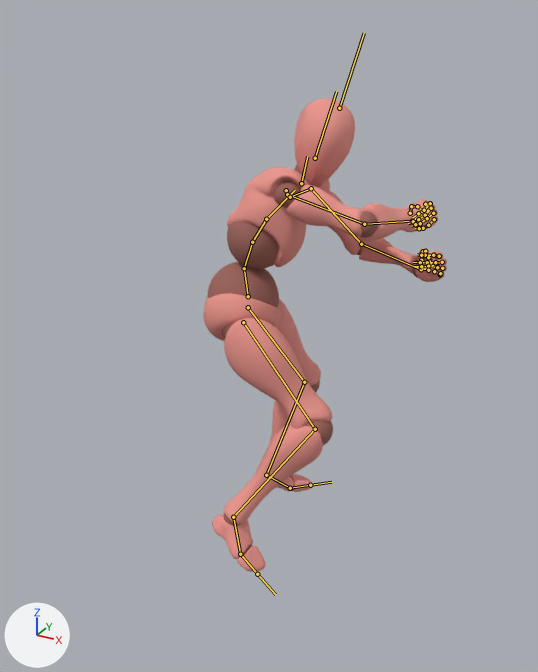
Before and after pictures for a commit that changed the FBX model Seventh Samurai/Assets/Shreyas/EnemiesScene/PlaceHolderAnims/Player/Hit3.fbx.
One viewpoint serves both versions: a camera (50 mm lens) standing at (0.989, -2.553, 1.886) and looking at (-0.069, -0.63, 0.924). The lights are fixed; the arrows at lower left show +X, +Y and +Z. Both versions are drawn at frame 18 of the action 'mixamo.com'; the numbers are the values there. The bones that bend it are drawn over the model as lines.

Objects in the first picture: 'Beta_Joints', 'Beta_Surface'.
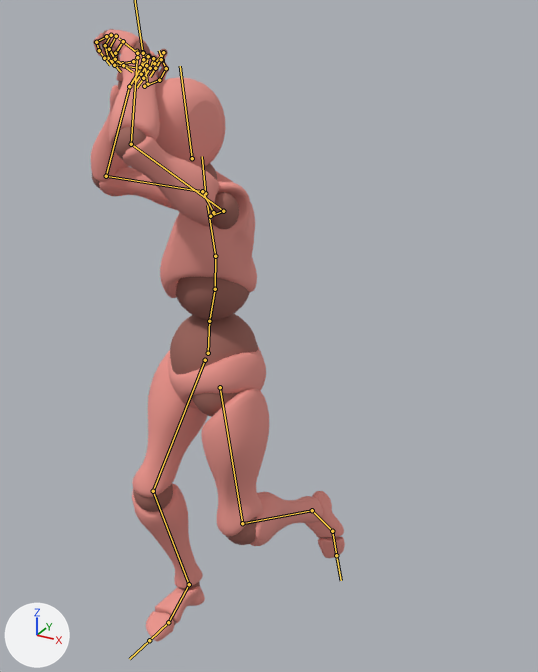
What the commit changed:
Bone 'mixamorig:Hips' (bone_mixamorig_hips) moves from (-27.3, -8.7, 39.8) to (-10.0, -5.1, 91.9).
Bone 'mixamorig:Hips' (bone_mixamorig_hips) turns from (1, 115, 8) to (0, -42, -5) degrees about its own x, y and z.
Bone 'mixamorig:Spine' (bone_mixamorig_spine) turns from (34, -10, -7) to (2, -13, -2) degrees about its own x, y and z.
Bone 'mixamorig:Spine1' (bone_mixamorig_spine1) turns from (11, -1, -11) to (9, -4, 6) degrees about its own x, y and z.
Bone 'mixamorig:Spine2' (bone_mixamorig_spine2) turns from (11, -3, -10) to (9, -4, 6) degrees about its own x, y and z.
Bone 'mixamorig:Neck' (bone_mixamorig_neck) turns from (-35, -11, 2) to (-2, 22, 12) degrees about its own x, y and z.
Bone 'mixamorig:Head' (bone_mixamorig_head) turns from (33, -56, 7) to (9, 23, -23) degrees about its own x, y and z.
Bone 'mixamorig:RightShoulder' (bone_mixamorig_rightshoulder) turns from (2, 24, -34) to (-38, -18, -15) degrees about its own x, y and z.
Bone 'mixamorig:RightArm' (bone_mixamorig_rightarm) turns from (-17, 70, -65) to (-42, 49, -79) degrees about its own x, y and z.
Bone 'mixamorig:RightForeArm' (bone_mixamorig_rightforearm) turns from (55, 0, -66) to (-51, 0, -115) degrees about its own x, y and z.
Bone 'mixamorig:RightHand' (bone_mixamorig_righthand) turns from (-29, 13, -13) to (-36, 7, -34) degrees about its own x, y and z.
Bone 'mixamorig:LeftShoulder' (bone_mixamorig_leftshoulder) turns from (-53, 14, -3) to (-11, -38, -7) degrees about its own x, y and z.
Bone 'mixamorig:LeftArm' (bone_mixamorig_leftarm) turns from (-2, -35, 56) to (-36, -74, 101) degrees about its own x, y and z.
Bone 'mixamorig:LeftForeArm' (bone_mixamorig_leftforearm) turns from (-33, 0, 54) to (12, 0, 78) degrees about its own x, y and z.
Bone 'mixamorig:LeftHand' (bone_mixamorig_lefthand) turns from (-52, -51, 63) to (31, 8, -22) degrees about its own x, y and z.
Bone 'mixamorig:RightUpLeg' (bone_mixamorig_rightupleg) turns from (30, 20, -10) to (22, -16, 4) degrees about its own x, y and z.
Bone 'mixamorig:RightLeg' (bone_mixamorig_rightleg) turns from (-71, -11, -6) to (-37, -11, 8) degrees about its own x, y and z.
Bone 'mixamorig:RightFoot' (bone_mixamorig_rightfoot) turns from (-3, 7, 6) to (10, -4, 2) degrees about its own x, y and z.
Bone 'mixamorig:RightToeBase' (bone_mixamorig_righttoebase) turns from (1, 4, -5) to (0, -3, 4) degrees about its own x, y and z.
Bone 'mixamorig:LeftUpLeg' (bone_mixamorig_leftupleg) turns from (21, -12, 16) to (-13, -42, 21) degrees about its own x, y and z.
Bone 'mixamorig:LeftLeg' (bone_mixamorig_leftleg) turns from (-49, -12, -5) to (-60, -2, 10) degrees about its own x, y and z.
Bone 'mixamorig:LeftFoot' (bone_mixamorig_leftfoot) turns from (15, 3, 1) to (-18, 6, 5) degrees about its own x, y and z.

Location of each change, (x1, y1, x2, y2) in pixels of the pictures (538 x 672 px):
'Beta_Surface', posed (29% taller)
    before: (203, 98, 446, 572)
    after: (91, 30, 345, 642)
'Beta_Joints', posed (53% taller)
    before: (208, 165, 447, 555)
    after: (92, 29, 330, 625)
bone 'mixamorig:Hips', root to tip
    before: (248, 296) to (244, 267)
    after: (208, 353) to (209, 320)
bone 'mixamorig:Spine', root to tip
    before: (244, 268) to (252, 242)
    after: (209, 321) to (215, 289)
bone 'mixamorig:Spine1', root to tip
    before: (252, 242) to (266, 219)
    after: (215, 289) to (215, 256)
bone 'mixamorig:Spine2', root to tip
    before: (266, 219) to (295, 190)
    after: (215, 256) to (207, 205)
bone 'mixamorig:Neck', root to tip
    before: (301, 183) to (307, 156)
    after: (205, 193) to (202, 156)
bone 'mixamorig:Head', root to tip
    before: (315, 158) to (336, 91)
    after: (192, 158) to (180, 66)
bone 'mixamorig:RightShoulder', root to tip
    before: (286, 190) to (287, 194)
    after: (213, 212) to (202, 191)
bone 'mixamorig:RightArm', root to tip
    before: (287, 194) to (364, 224)
    after: (202, 191) to (106, 176)
bone 'mixamorig:RightForeArm', root to tip
    before: (364, 224) to (412, 221)
    after: (106, 176) to (129, 86)
bone 'mixamorig:RightHand', root to tip
    before: (412, 221) to (428, 209)
    after: (129, 86) to (146, 60)
bone 'mixamorig:LeftShoulder', root to tip
    before: (290, 197) to (311, 188)
    after: (210, 216) to (223, 211)
bone 'mixamorig:LeftArm', root to tip
    before: (311, 188) to (361, 244)
    after: (223, 211) to (131, 144)
bone 'mixamorig:LeftForeArm', root to tip
    before: (361, 244) to (421, 269)
    after: (131, 144) to (137, 53)
bone 'mixamorig:LeftHand', root to tip
    before: (421, 269) to (439, 263)
    after: (137, 53) to (119, 38)
bone 'mixamorig:RightUpLeg', root to tip
    before: (243, 322) to (315, 429)
    after: (205, 360) to (153, 491)
bone 'mixamorig:RightLeg', root to tip
    before: (315, 429) to (233, 517)
    after: (153, 491) to (189, 584)
bone 'mixamorig:RightFoot', root to tip
    before: (233, 517) to (240, 554)
    after: (189, 584) to (168, 622)
bone 'mixamorig:RightToeBase', root to tip
    before: (240, 554) to (257, 574)
    after: (168, 622) to (149, 640)
bone 'mixamorig:LeftUpLeg', root to tip
    before: (248, 307) to (304, 382)
    after: (220, 387) to (242, 523)
bone 'mixamorig:LeftLeg', root to tip
    before: (304, 382) to (266, 475)
    after: (242, 523) to (312, 510)
bone 'mixamorig:LeftFoot', root to tip
    before: (266, 475) to (290, 488)
    after: (312, 510) to (332, 531)
